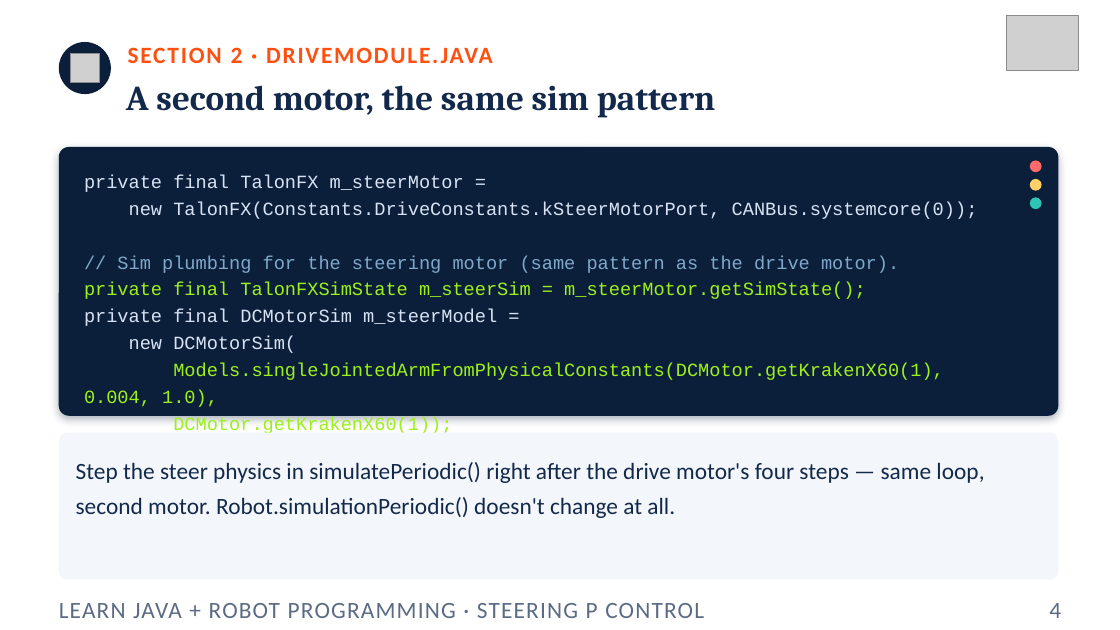
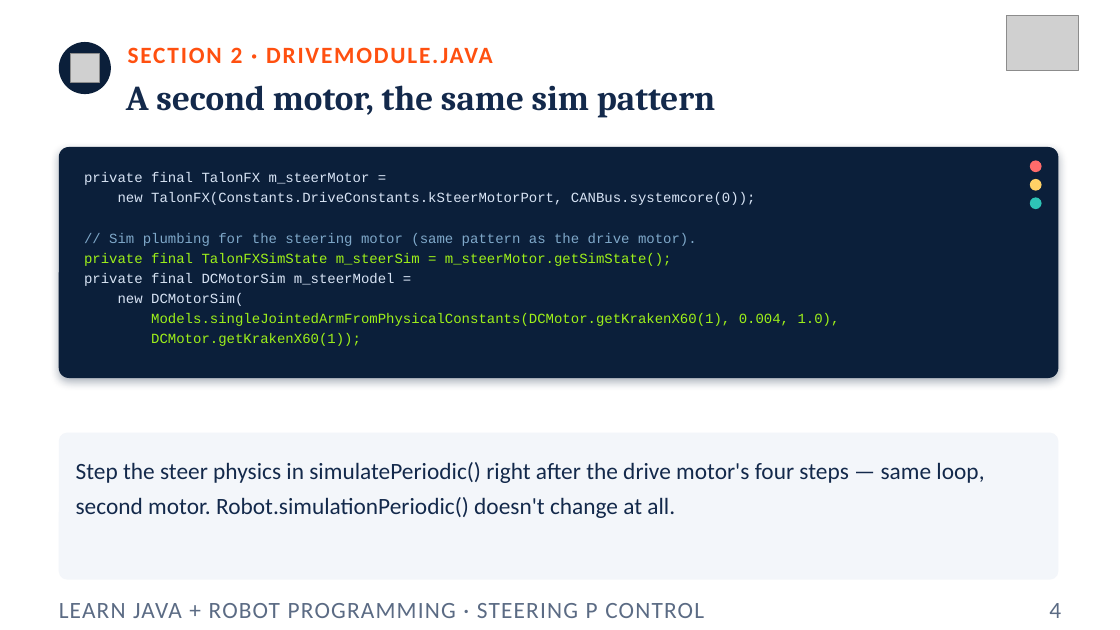
Before and after one commit to FRC5010/BasicRobotLessons, a slide deck: slide 4 of docs/presentations/v3/05-steering-p-control.pptx. Drawn at 1120x630 pixels with LibreOffice and Linux fonts; fonts in the diff are those of the drawing; grey boxes stand for pictures. Boxes give left, top, right and bottom in pixels: in the first picture for what was removed or moved away, otherwise in the second. Text is boxed around its words. In the diff, an @@ line names an element or a change of style, - is before the commit and + after.

```diff
--- a/docs/presentations/v3/05-steering-p-control.pptx
+++ b/docs/presentations/v3/05-steering-p-control.pptx
@@ rounded rectangle: place and size @@
-rounded rectangle at (59, 147, 1059, 416)
+rounded rectangle at (59, 147, 1059, 378)
@@ rounded rectangle at (59, 147, 1059, 378): proportions changed @@
@@ text "private final TalonFX m_steerMotor =" at (84, 172, 840, 346): size 16 to 12 pt @@
```
Also in this commit, not shown: 4 other slides changed, 11 other files.
